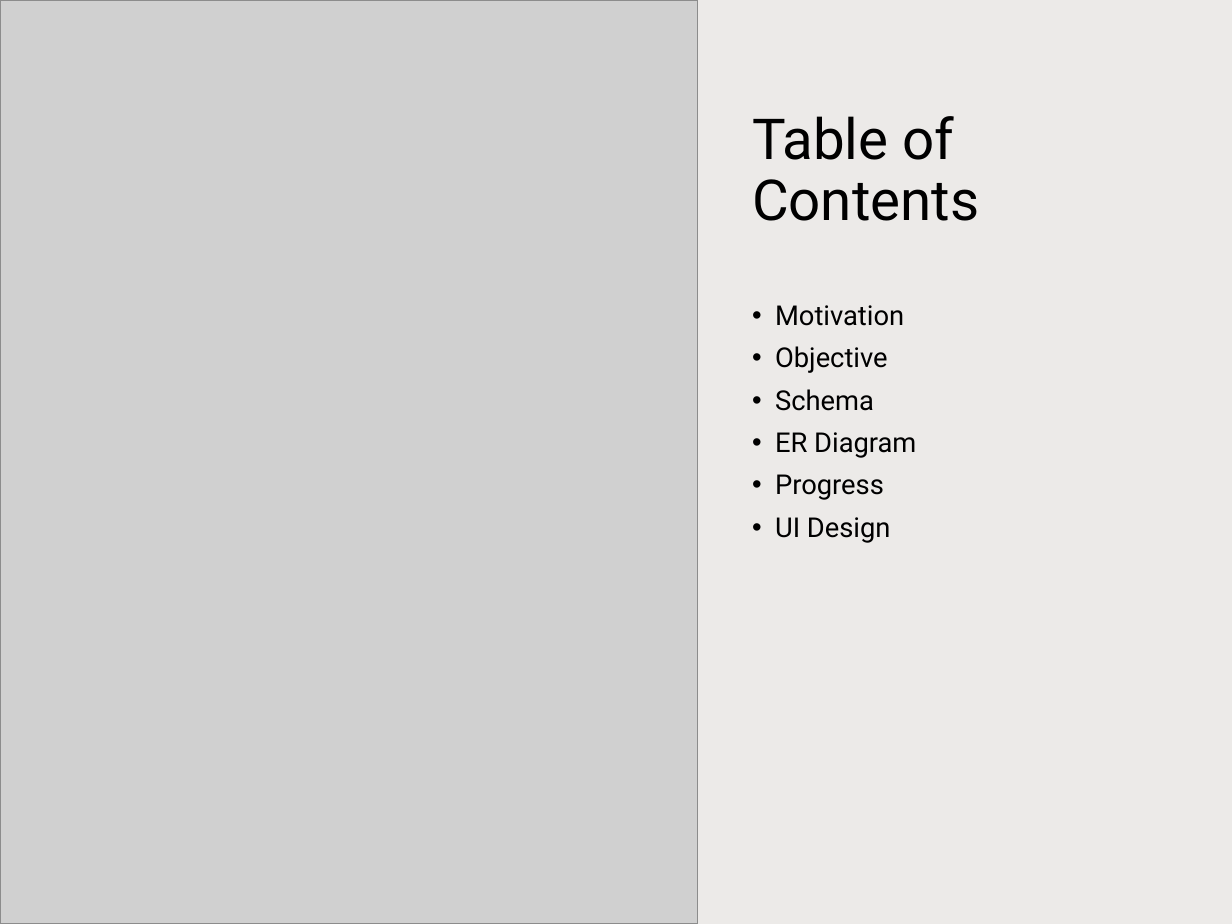
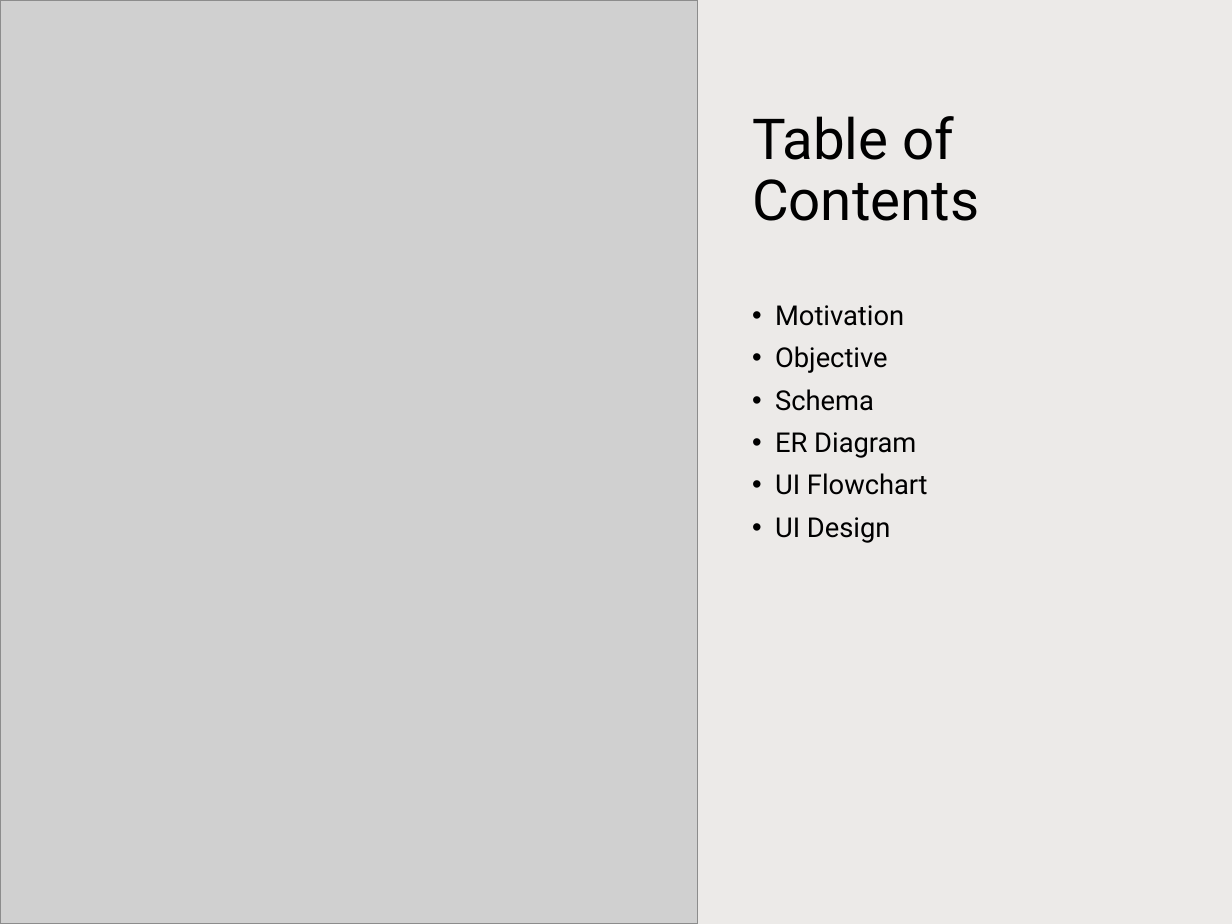
Before and after one commit to justvarma/Inventory_managment, a slide deck: slide 2 of Resources/dbms_presentation.pptx. Drawn at 1232x924 pixels with LibreOffice and Linux fonts; fonts in the diff are those of the drawing; grey boxes stand for pictures. Boxes give left, top, right and bottom in pixels: in the first picture for what was removed or moved away, otherwise in the second. Text is boxed around its words. In the diff, an @@ line names an element or a change of style, - is before the commit and + after.

```diff
--- a/Resources/dbms_presentation.pptx
+++ b/Resources/dbms_presentation.pptx
@@ text at (775, 473, 928, 495): text changed @@
-• Progress
+• UI Flowchart
```
Also in this commit, not shown: 1 other slide changed, 18 slides added, 1 slide removed, 1 other file.
